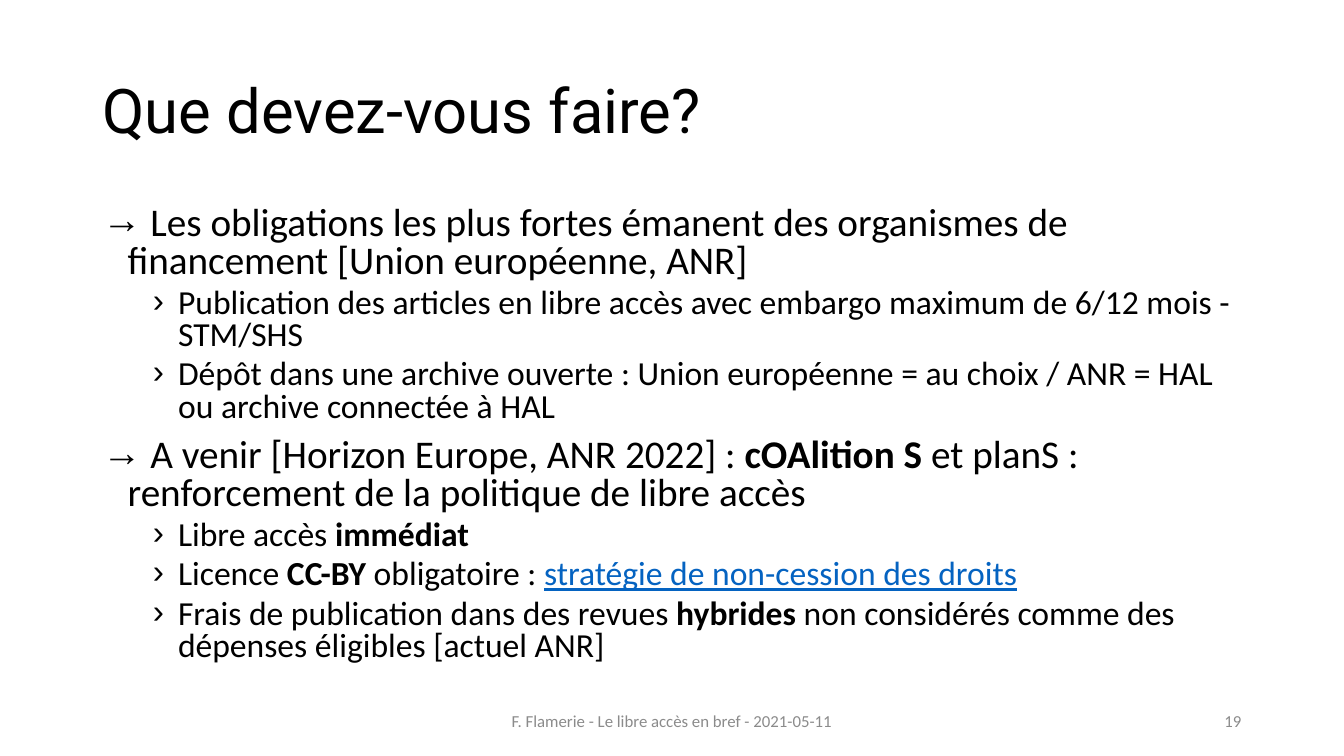
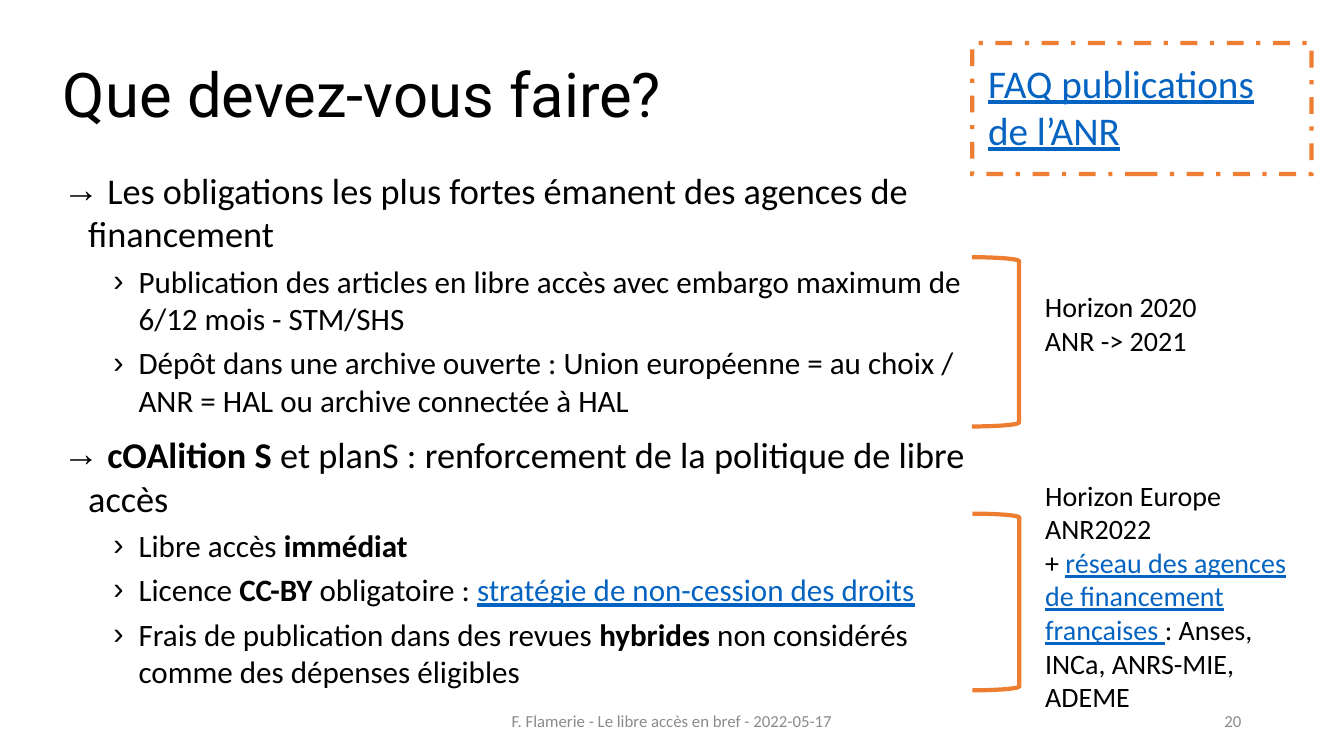
Before and after one commit to fflamerie/formbiblio, a slide deck: slide 20 of docs/module3-1_oa_bref.pptx (slide 19 before the commit). Drawn at 1344x756 pixels with LibreOffice and Linux fonts; fonts in the diff are those of the drawing. Boxes give left, top, right and bottom in pixels: in the first picture for what was removed or moved away, otherwise in the second. Text is boxed around its words. In the diff, an @@ line names an element or a change of style, - is before the commit and + after.

```diff
--- a/docs/module3-1_oa_bref.pptx
+++ b/docs/module3-1_oa_bref.pptx
@@ title "Que devez-vous faire?": place and size @@
-title "Que devez-vous faire?" at (102, 86, 701, 141)
+title "Que devez-vous faire?" at (63, 70, 661, 125)
@@ rectangle added at (973, 43, 1313, 174), fill #FFFFFF, outline #ED7D31 3 pt dashed, 28 pt, text #0563C1, underline @@
+FAQ publications de l’ANR
@@ text "Les obligations les plus fortes ...": place and size @@
-text "Les obligations les plus fortes ..." at (128, 208, 1212, 663)
+text "Les obligations les plus fortes ..." at (88, 178, 965, 689)
@@ text at (88, 178, 908, 248): text changed; size 28 to 25.9 pt @@
-→ Les obligations les plus fortes émanent des organismes de financement [Union européenne, ANR]
+→ Les obligations les plus fortes émanent des agences de financement
@@ right bracket added at (972, 257, 1019, 426), outline #ED7D31 3 pt @@
@@ text at (139, 271, 961, 607): size 24 to 22.2 pt in "Publication des articles en libre accès avec ...", "Dépôt dans une archive ouverte : Union ...", "Libre accès immédiat", "Licence CC-BY obligatoire : stratégie de non-cession ..."; line spacing 0.8 to 1 @@
@@ text added at (1045, 297, 1197, 351), 20 pt, text #000000 @@
+Horizon 2020
+ANR -> 2021
@@ text at (88, 442, 965, 513): text changed; size 28 to 25.9 pt @@
-→ A venir [Horizon Europe, ANR 2022] : cOAlition S et planS : renforcement de la politique de libre accès
+→ cOAlition S et planS : renforcement de la politique de libre accès
@@ text added at (1045, 486, 1286, 707), 20 pt, text #000000 @@
+Horizon Europe
+ANR2022
++ réseau des agences de financement françaises : Anses, INCa, ANRS-MIE, ADEME
@@ right bracket added at (973, 514, 1020, 691), outline #ED7D31 3 pt @@
@@ text at (139, 624, 908, 689): text changed; size 24 to 22.2 pt @@
-  › Frais de publication dans des revues hybrides non considérés comme des dépenses éligibles [actuel ANR]
+  › Frais de publication dans des revues hybrides non considérés comme des dépenses éligibles
@@ text at (512, 715, 831, 727): text changed @@
-F. Flamerie - Le libre accès en bref - 2021-05-11
+F. Flamerie - Le libre accès en bref - 2022-05-17
@@ page number at (1224, 716, 1241, 727): text changed @@
-19
+20
```
Also in this commit, not shown: 20 other slides changed, 3 slides added, 1 slide removed, 15 other files.
